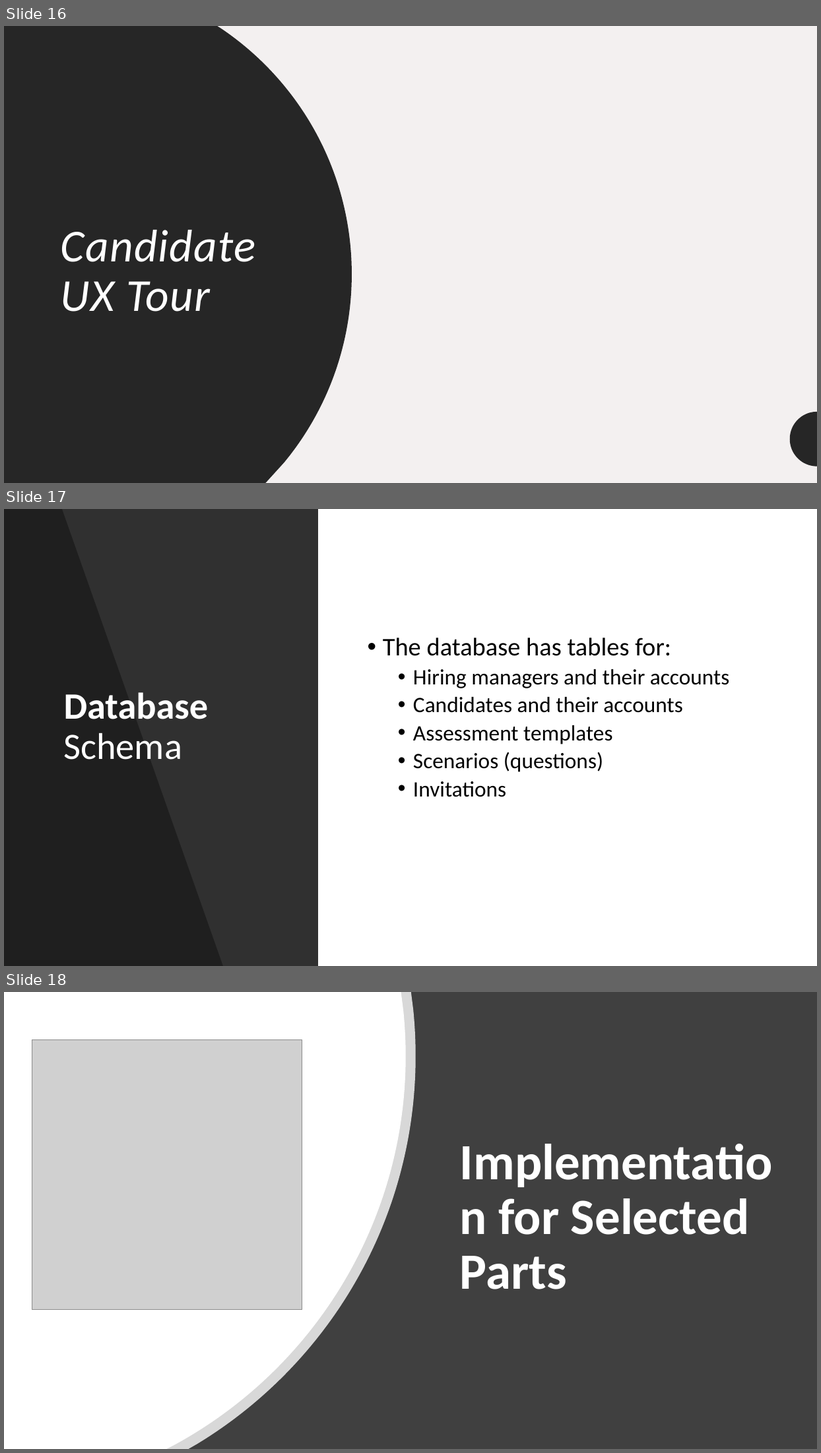
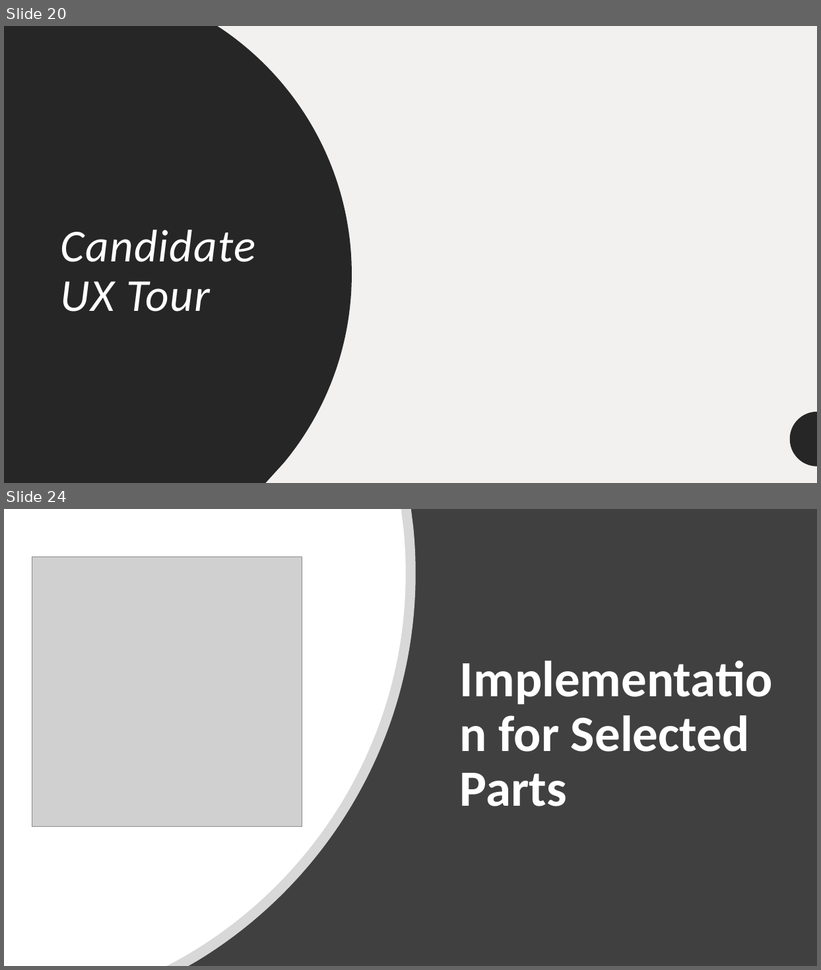
Before and after one commit to Moaaz-Mahmoud/Mini-Hiring-Platform, a slide deck: presentation/presentation.pptx. Shown one above the other, each under a label of ours: slides 16, 17 and 18 before the commit, slides 20 and 24 after it; the slides between them are not shown. The pictures are 821x1453 and 821x970 pixels, drawn with LibreOffice and Linux fonts; fonts in the diff are those of the drawing; grey boxes stand for pictures. Boxes give left, top, right and bottom in pixels: in the first picture for what was removed or moved away, otherwise in the second. Text is boxed around its words. In the diff, an @@ line names an element or a change of style, - is before the commit and + after.

```diff
--- a/presentation/presentation.pptx
+++ b/presentation/presentation.pptx
@@ slide 17 removed at [4, 509, 817, 966], background #FFFFFF @@
@@ rectangle removed at [4, 509, 318, 966] @@
@@ freeform shape removed at [4, 509, 223, 966] @@
@@ text removed at [383, 638, 729, 797] @@
-• The database has tables for:
-  • Hiring managers and their accounts
-  • Candidates and their accounts
-  • Assessment templates
-  • Scenarios (questions)
-  • Invitations
@@ title removed at [64, 692, 209, 760] @@
-Database
-Schema
@@ what was slide 16 is now slide 20 @@
@@ what was slide 18 is now slide 24 @@
```
Also in this commit, not shown: 1 slide changed, 8 slides added, 1 other slide removed, 12 other files.
